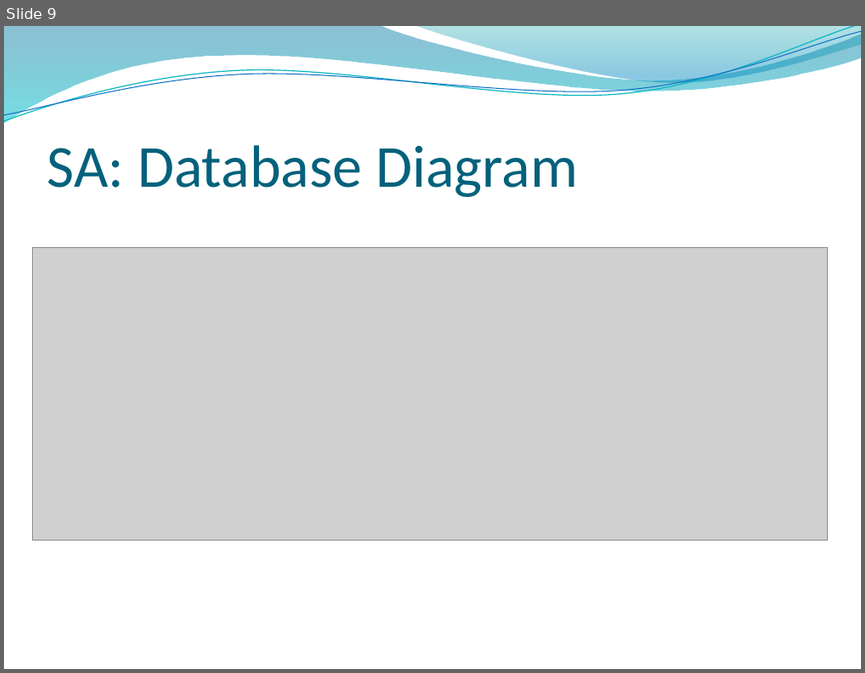
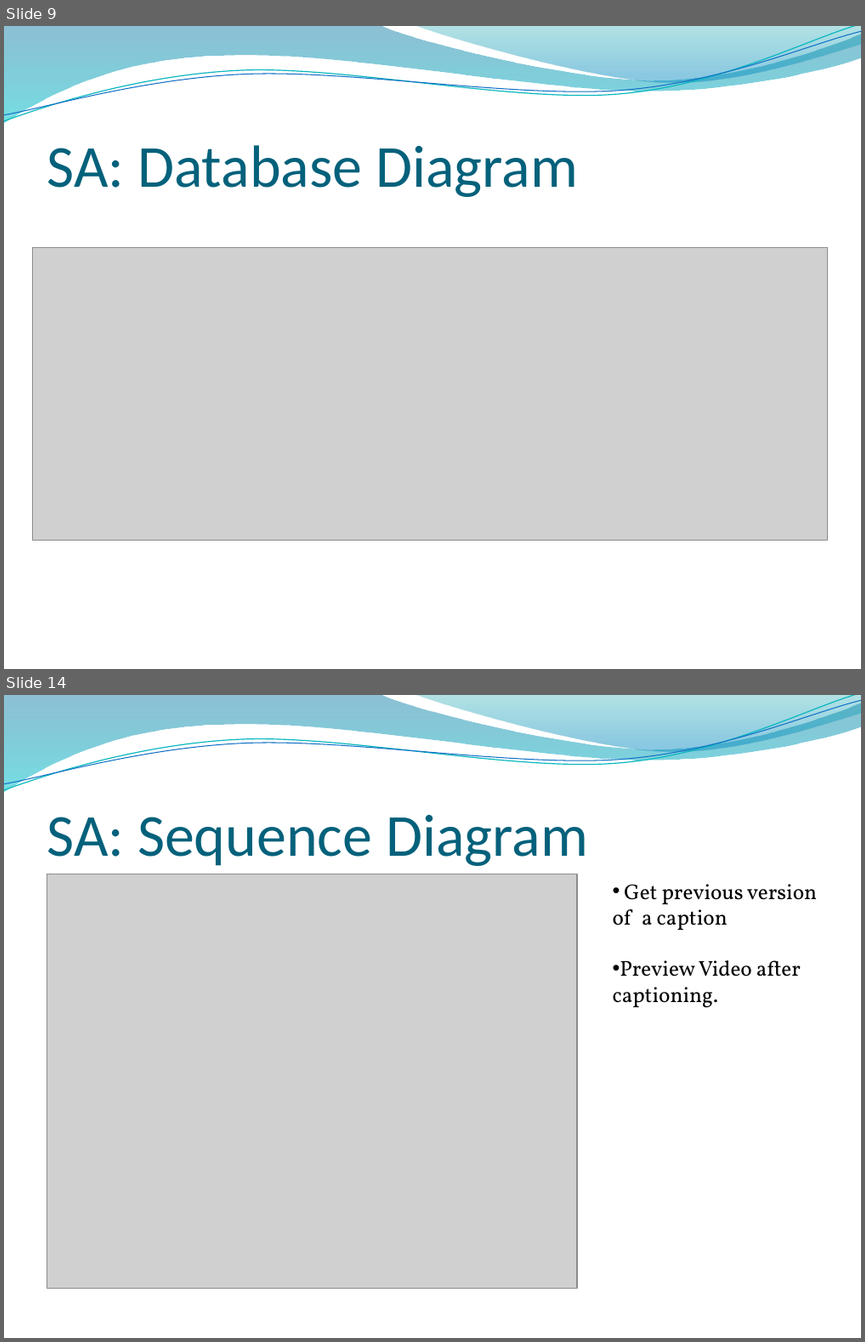
Before and after one commit to ProjPossibility/pp-community-captioner, a slide deck: CC.pptx. Shown one above the other, each under a label of ours: slide 9 before the commit, slides 9 and 14 after it; the slides between them are not shown. The pictures are 865x673 and 865x1342 pixels, drawn with LibreOffice and Linux fonts; fonts in the diff are those of the drawing; grey boxes stand for pictures; background and template pictures are left out. Boxes give left, top, right and bottom in pixels: in the first picture for what was removed or moved away, otherwise in the second. Text is boxed around its words. In the diff, an @@ line names an element or a change of style, - is before the commit and + after.

```diff
--- a/CC.pptx
+++ b/CC.pptx
@@ slide 14 added at (x1=4, y1=695, x2=861, y2=1338), background picture (left out); not listed: 4 template elements that a slide beside it also shows @@
@@ title added at (x1=46, y1=815, x2=588, y2=866), 50 pt, text #04617B @@
+SA: Sequence Diagram
@@ picture added at (x1=46, y1=874, x2=577, y2=1288) @@
@@ text added at (x1=613, y1=884, x2=817, y2=1008), 18 pt, text #000000 @@
+• Get previous version of a caption
+• Preview Video after captioning.
```
Also in this commit, not shown: 2 slides changed, 3 other slides added, 1 slide removed.
